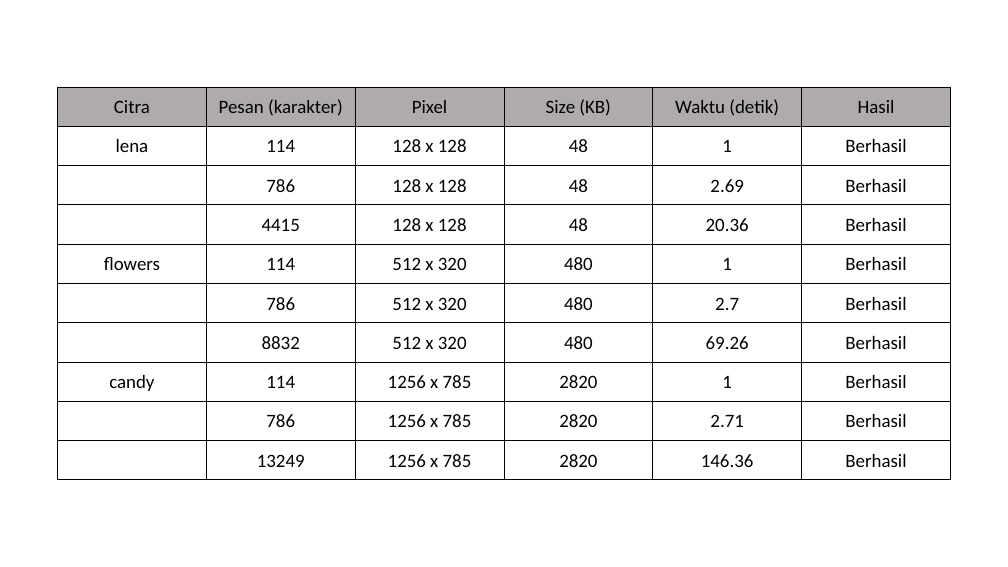
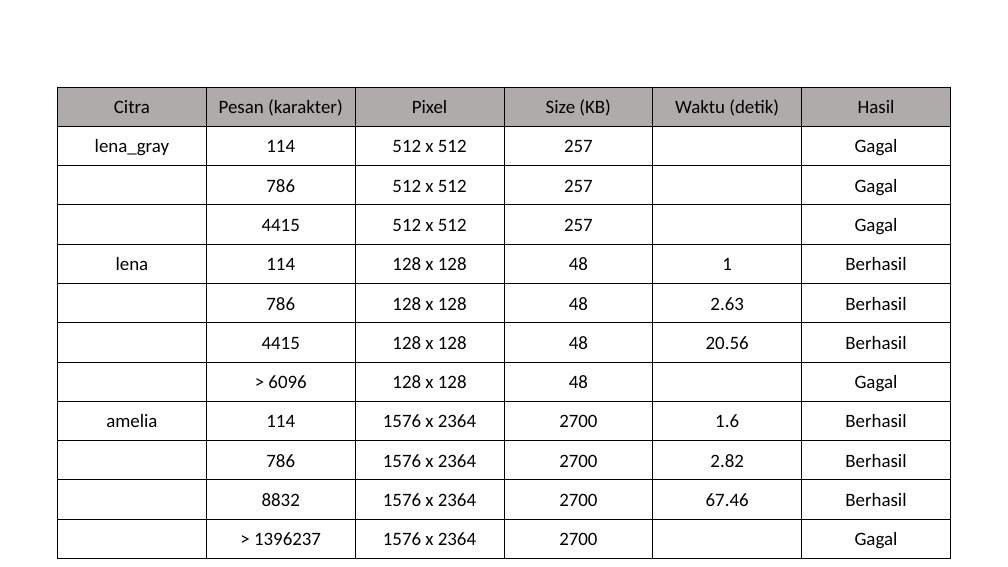
Before and after one commit to ameliapriliani23/Skripsweet, a slide deck: slide 1 of Ms. Office/tabel_hasil.pptx. Drawn at 1008x567 pixels with LibreOffice and Linux fonts; fonts in the diff are those of the drawing. Boxes give left, top, right and bottom in pixels: in the first picture for what was removed or moved away, otherwise in the second. Text is boxed around its words. In the diff, an @@ line names an element or a change of style, - is before the commit and + after.

```diff
--- a/Ms. Office/tabel_hasil.pptx
+++ b/Ms. Office/tabel_hasil.pptx
@@ table at box(57, 87, 951, 559) @@
+row 2: lena_gray | 114 | 512 x 512 | 257 |  | Gagal
+row 3:  | 786 | 512 x 512 | 257 |  | Gagal
+row 4:  | 4415 | 512 x 512 | 257 |  | Gagal
-row 3:  | 786 | 128 x 128 | 48 | 2.69 | Berhasil
-row 4:  | 4415 | 128 x 128 | 48 | 20.36 | Berhasil
-row 5: flowers | 114 | 512 x 320 | 480 | 1 | Berhasil
-row 6:  | 786 | 512 x 320 | 480 | 2.7 | Berhasil
-row 7:  | 8832 | 512 x 320 | 480 | 69.26 | Berhasil
-row 8: candy | 114 | 1256 x 785 | 2820 | 1 | Berhasil
-row 9:  | 786 | 1256 x 785 | 2820 | 2.71 | Berhasil
-row 10:  | 13249 | 1256 x 785 | 2820 | 146.36 | Berhasil
+row 6:  | 786 | 128 x 128 | 48 | 2.63 | Berhasil
+row 7:  | 4415 | 128 x 128 | 48 | 20.56 | Berhasil
+row 8:  | > 6096 | 128 x 128 | 48 |  | Gagal
+row 9: amelia | 114 | 1576 x 2364 | 2700 | 1.6 | Berhasil
+row 10:  | 786 | 1576 x 2364 | 2700 | 2.82 | Berhasil
+row 11:  | 8832 | 1576 x 2364 | 2700 | 67.46 | Berhasil
+row 12:  | > 1396237 | 1576 x 2364 | 2700 |  | Gagal
```
Also in this commit, not shown: 2 other slides changed, 1 slide added, 2 slides removed, 33 other files.
